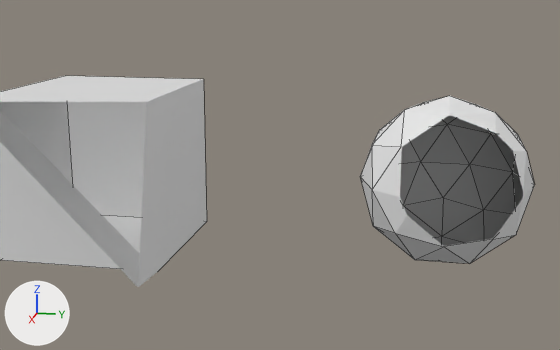
The Blender file TL.blend, before and after one commit.
Both versions are drawn from a 50 mm camera at (9.04, 4.05, 2.23) aimed at (-0.02, 2.24, -0.03). The lights are fixed; the arrows at lower left show +X, +Y and +Z. The picture after the commit comes second. Mesh edges are drawn as thin lines. Everything nearer to the camera than a plane just in front of the edit is cut away.

Before the edit, the objects in view are built like this:
```python
me_cube = bpy.data.meshes.new('Cube')
me_cube.from_pydata([(27.0, 1.0, 1.0), (1.0, 1.0, -1.0), (1.0, -1.0, 1.0), (1.0, -1.0, -1.0), (-1.0, 1.0, 1.0), (-1.0, 1.0, -1.0), (-1.0, -1.0, 1.0), (-1.0, -1.0, -1.0)], [], [(0, 4, 6, 2), (3, 2, 6, 7), (7, 6, 4, 5), (5, 1, 3, 7), (1, 0, 2, 3), (5, 4, 0, 1)])
me_cube.materials.append(mat_material)  # white #e7e7e7
me_ico球 = bpy.data.meshes.new('ICO球')
me_ico球.from_pydata(...)  # an icosphere of 80 faces spanning x -0.95..0.95, y -1.0..1.0, z -1.0..1.0
ob_cube = bpy.data.objects.new('Cube', me_cube)
ob_cube.location = (0.0, 0.0, 0.0)
ob_ico球 = bpy.data.objects.new('ICO球', me_ico球)
ob_ico球.location = (0.0, 4.223, 0.0)
```
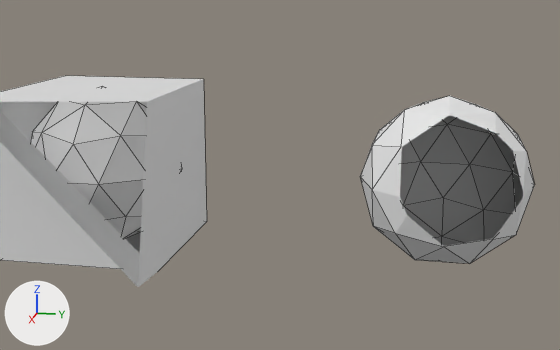
Commit message: カスタムプロパティを追加した。

Location of each change, [x1, y1, x2, y2] in pixels of the pictures (560 x 350 px):
'ICO球.001', added
    after: [31, 102, 147, 238]

The change, as a diff of the scene's bpy script:
```diff
--- a/TL.blend.py
+++ b/TL.blend.py
@@ ob_ico球_001 @@
+ob_ico球_001 = bpy.data.objects.new('ICO球.001', me_ico球.copy())  # the mesh of ob_ico球
+ob_ico球_001.location = (0.0, 0.0, 0.0)
```
